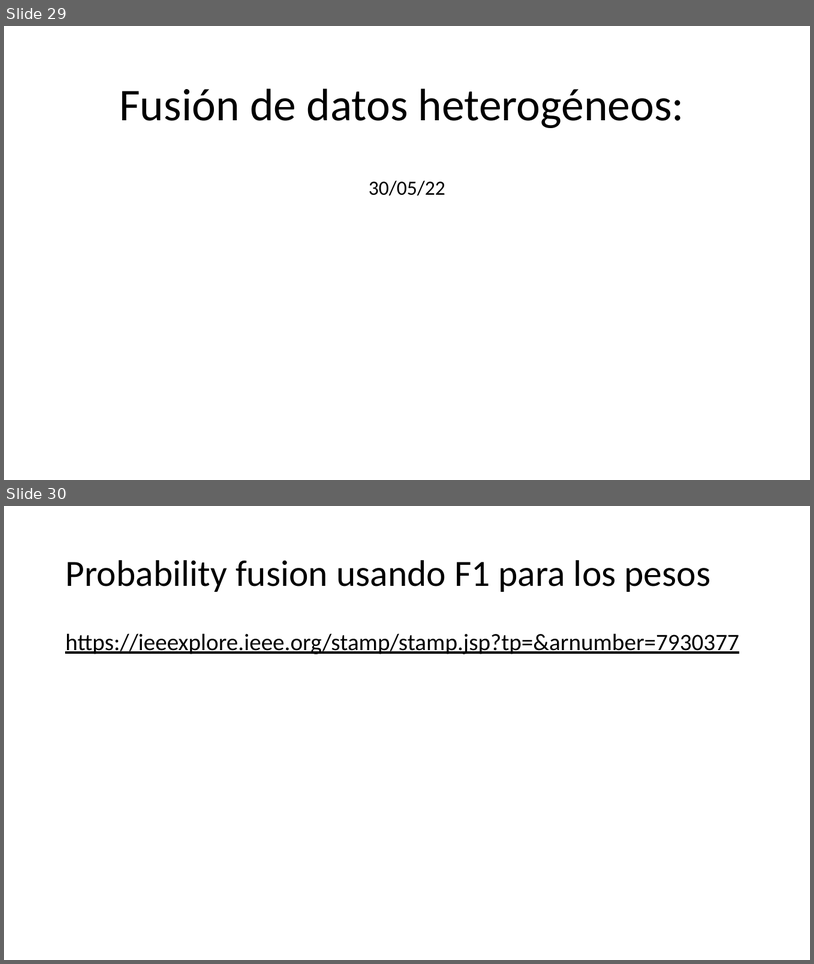
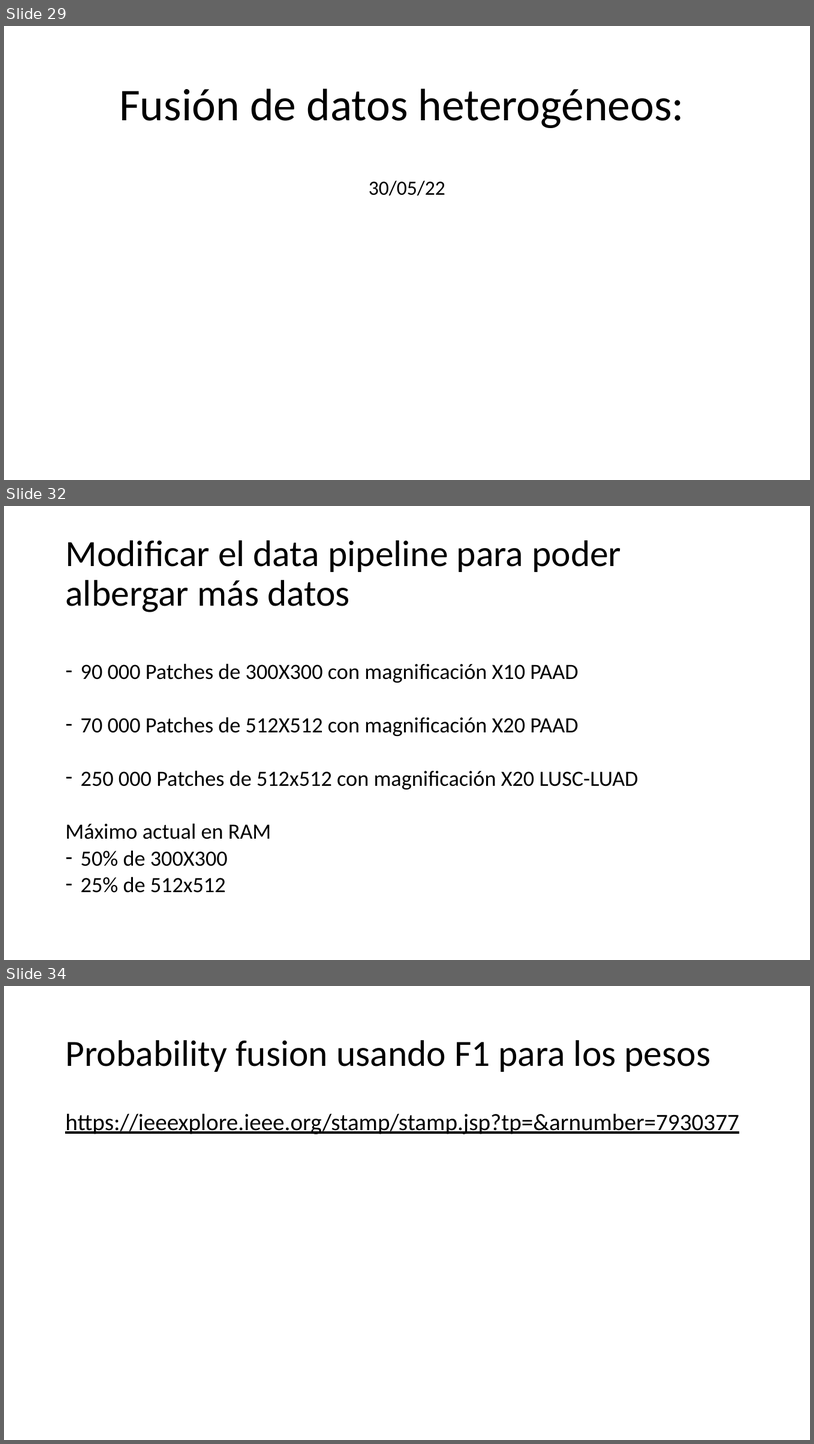
Before and after one commit to alejandroborj/heterogeneous-data, a slide deck: pregunta.pptx. Shown one above the other, each under a label of ours: slides 29 and 30 before the commit, slides 29, 32 and 34 after it; the slides between them are not shown. The pictures are 814x964 and 814x1444 pixels, drawn with LibreOffice and Linux fonts; fonts in the diff are those of the drawing. Boxes give left, top, right and bottom in pixels: in the first picture for what was removed or moved away, otherwise in the second. Text is boxed around its words. In the diff, an @@ line names an element or a change of style, - is before the commit and + after.

```diff
--- a/pregunta.pptx
+++ b/pregunta.pptx
@@ slide 32 added at bbox=[4, 506, 810, 960], background #FFFFFF @@
@@ title added at bbox=[65, 540, 621, 612], 44 pt, text #000000 @@
+Modificar el data pipeline para poder albergar más datos
@@ text added at bbox=[65, 663, 639, 892], 25.9 pt, text #000000 @@
+– 90 000 Patches de 300X300 con magnificación X10 PAAD
+– 70 000 Patches de 512X512 con magnificación X20 PAAD
+– 250 000 Patches de 512x512 con magnificación X20 LUSC-LUAD
+Máximo actual en RAM
+– 50% de 300X300
+– 25% de 512x512
@@ what was slide 30 is now slide 34 @@
```
Also in this commit, not shown: 1 slide changed, 2 other slides added, 2 slides removed, 48 other files.
